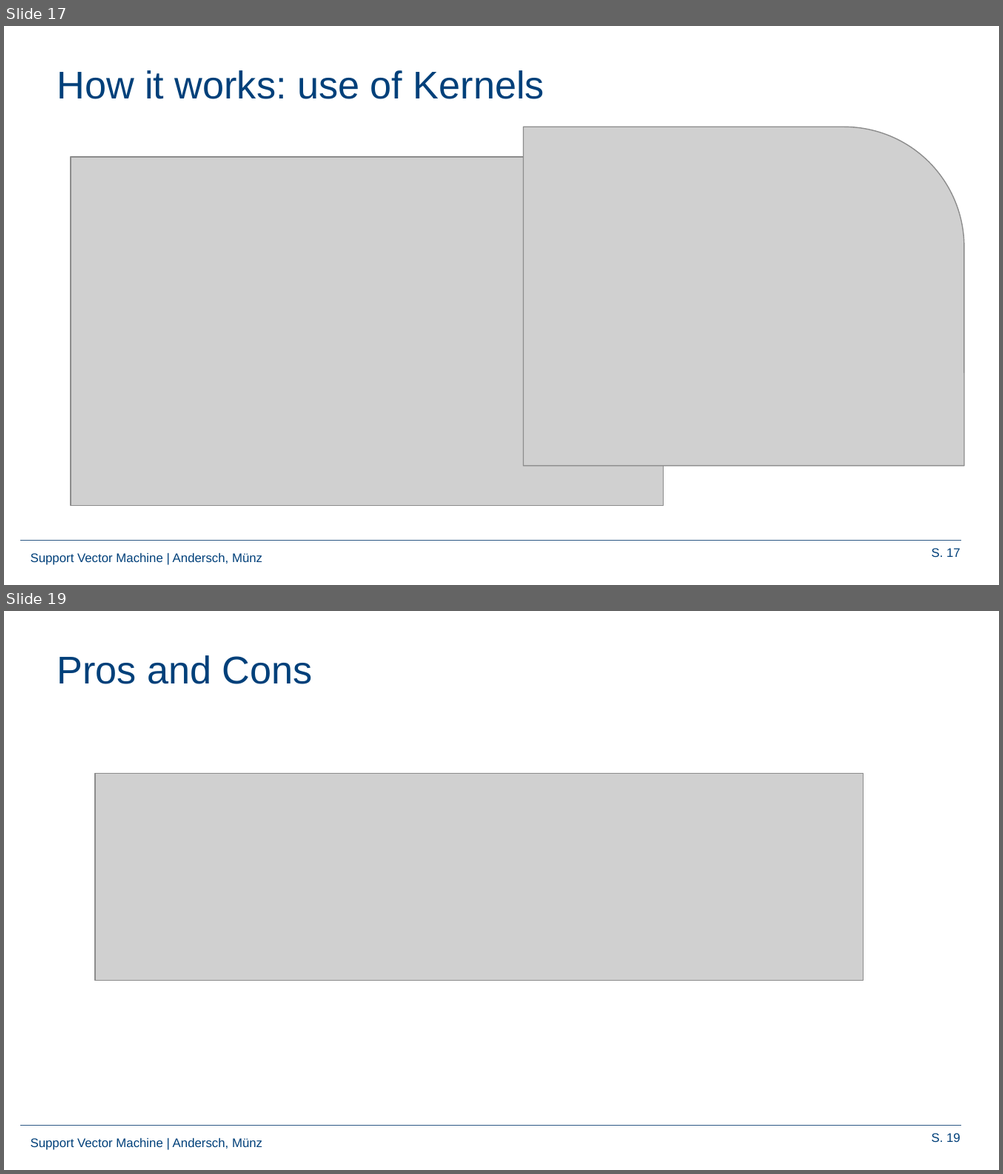
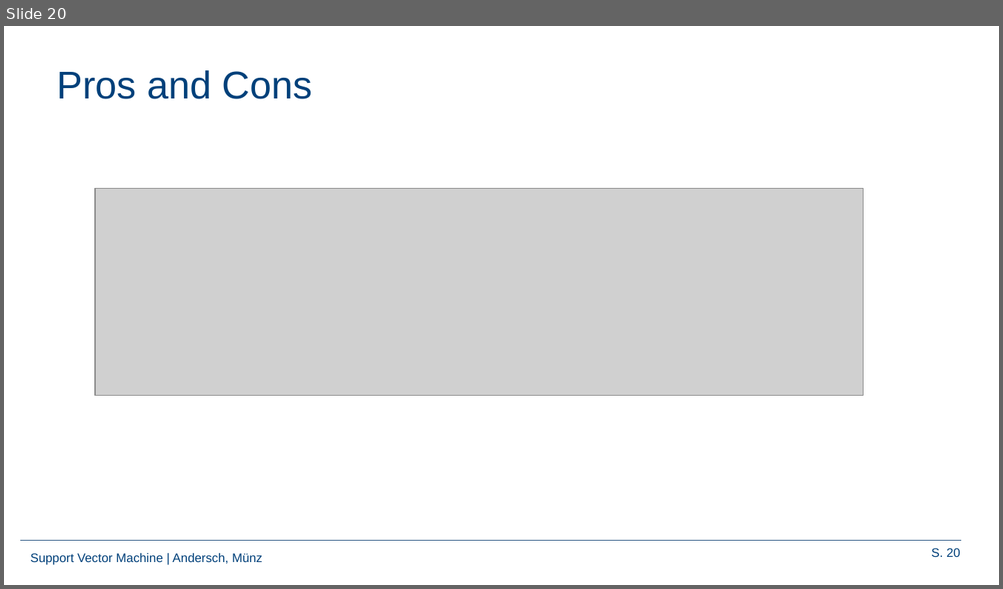
Before and after one commit to Frandersch/Statistical-Machine-Learning, a slide deck: Präsentation/Support Vector Machines.pptx. Shown one above the other, each under a label of ours: slides 17 and 19 before the commit, slide 20 after it; the slides between them are not shown. The pictures are 1003x1174 and 1003x589 pixels, drawn with LibreOffice and Linux fonts; fonts in the diff are those of the drawing; grey boxes stand for pictures; background and template pictures are left out. Boxes give left, top, right and bottom in pixels: in the first picture for what was removed or moved away, otherwise in the second. Text is boxed around its words. In the diff, an @@ line names an element or a change of style, - is before the commit and + after.

```diff
--- a/Präsentation/Support Vector Machines.pptx
+++ b/Präsentation/Support Vector Machines.pptx
@@ slide 17 removed at <box>4,26,999,585</box>, background #FFFFFF; not listed: 3 template elements that a slide beside it also shows @@
@@ title removed at <box>57,70,544,99</box> @@
-How it works: use of Kernels
@@ picture removed at <box>523,127,964,466</box> @@
@@ picture removed at <box>71,157,663,506</box> @@
@@ what was slide 19 is now slide 20 @@
@@ page number at <box>931,548,960,557</box>: text changed @@
-S. 19
+S. 20
```
Also in this commit, not shown: 12 slides changed, 11 slides added, 7 other slides removed.
